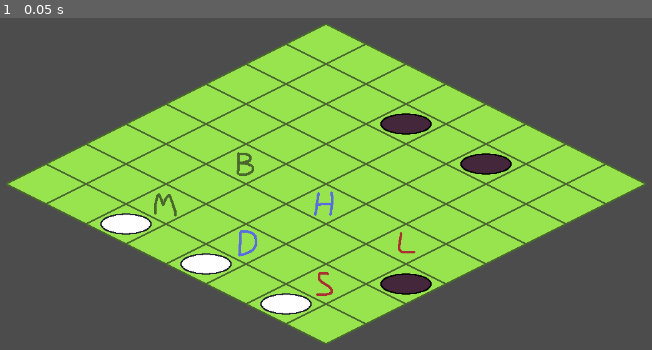
Above: before the commit, frame 1.
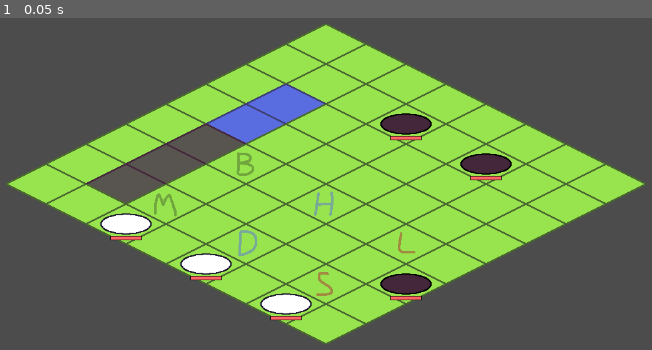
Above: after the commit, the same moment.

Repository: kjh618/gmtk-game-jam-2021
Game: Godot game, scene res://src/level.tscn
The game is run twice, just before and just after one commit, with the same random seed, the same clock (stepped at 60 frames per second) and the same inputs. The project has no main scene, so this scene is started directly.
Inputs:
- Up to frame 1 (0.05 s): no input

The runs differ from the first frame. In frame 1, 4.5% of the frame differs, in the area x 13-77%, y 19-91%.

Commit message:
Add health bar. Add more tiles

Diff:
--- a/src/board.gd
+++ b/src/board.gd
@@ -25,7 +25,7 @@
         print("Board clicked: ", clicked_board_position)
 
         var player := get_player(clicked_board_position)
-        if player != null:
+        if player != null and player != selected_player:
             select_player(player)
         elif selected_player != null and action_type != ActionType.NOT_SET:
             match action_type:
@@ -79,12 +79,17 @@
 
 
 func is_available(board_position: Vector2) -> bool:
-    return get_player(board_position) == null and get_enemy(board_position) == null
+    return get_player(board_position) == null and get_enemy(board_position) == null \
+            and $TileMap.get_cellv(board_position) == 0
+
+
+func get_action_type(board_position: Vector2) -> int:
+    var index: int = $SkillsTileMap.get_cellv(board_position)
+    return Player.ActionType.MOVE if index == TileMap.INVALID_CELL else index
 
 
 func get_selected_player_action_type() -> int:
-    var index: int = $SkillsTileMap.get_cellv(to_board_position(selected_player.position))
-    return Player.ActionType.MOVE if index == TileMap.INVALID_CELL else index
+    return get_action_type(to_board_position(selected_player.position))
 
 
 func get_player(board_position: Vector2) -> Player:
--- a/src/board.tscn
+++ b/src/board.tscn
@@ -21,6 +21,34 @@
 0/shape_one_way_margin = 0.0
 0/shapes = [  ]
 0/z_index = 0
+1/name = "tiles.png 1"
+1/texture = ExtResource( 1 )
+1/tex_offset = Vector2( 0, 0 )
+1/modulate = Color( 1, 1, 1, 1 )
+1/region = Rect2( 0, 64, 128, 64 )
+1/tile_mode = 0
+1/occluder_offset = Vector2( 0, 0 )
+1/navigation_offset = Vector2( 0, 0 )
+1/shape_offset = Vector2( 0, 0 )
+1/shape_transform = Transform2D( 1, 0, 0, 1, 0, 0 )
+1/shape_one_way = false
+1/shape_one_way_margin = 0.0
+1/shapes = [  ]
+1/z_index = 0
+2/name = "tiles.png 2"
+2/texture = ExtResource( 1 )
+2/tex_offset = Vector2( 0, 0 )
+2/modulate = Color( 1, 1, 1, 1 )
+2/region = Rect2( 128, 64, 128, 64 )
+2/tile_mode = 0
+2/occluder_offset = Vector2( 0, 0 )
+2/navigation_offset = Vector2( 0, 0 )
+2/shape_offset = Vector2( 0, 0 )
+2/shape_transform = Transform2D( 1, 0, 0, 1, 0, 0 )
+2/shape_one_way = false
+2/shape_one_way_margin = 0.0
+2/shapes = [  ]
+2/z_index = 0
 
 [sub_resource type="TileSet" id=2]
 0/name = "skills.png 0"
@@ -174,9 +202,10 @@
 tile_set = SubResource( 1 )
 cell_size = Vector2( 128, 64 )
 format = 1
-tile_data = PoolIntArray( 0, 0, 0, 1, 0, 0, 2, 0, 0, 3, 0, 0 …(124 unchanged characters)… , 0, 65543, 0, 0, 131072, 0, 0, 131073, 0, 0, 131074, 0, 0, 131075, 0, 0, 131076, 0, 0, 131077, 0, 0, 131078, 0, 0, 131079, 0, 0, 196608, 0, 0, 196609, 0, 0, 196610, 0, 0, 196611, 0, 0, 196612, 0, 0, 196613, 0, 0, 196614, 0, 0, 196615, 0, 0, 262144, 0, 0, 262145, 0, 0, 262146, 0, 0, 262147, 0, 0, 262148, 0, 0, 262149, 0, 0, 262150, 0, 0, 262151, 0, 0, 327680, 0, 0, 327681, 0, 0, 327682, 0, 0, 327683, 0, 0, 327684, 0, 0, 327685, 0, 0, 327686, 0, 0, 327687, 0, 0, 393216, 0, 0, 393217, 0, 0, 393218, 0, 0, 393219, 0, 0, 393220, …(161 unchanged characters)…
+tile_data = PoolIntArray( 0, 0, 0, 1, 0, 0, 2, 0, 0, 3, 0, 0 …(124 unchanged characters)… , 0, 65543, 0, 0, 131072, 0, 0, 131073, 2, 0, 131074, 0, 0, 131075, 0, 0, 131076, 0, 0, 131077, 0, 0, 131078, 0, 0, 131079, 0, 0, 196608, 0, 0, 196609, 2, 0, 196610, 0, 0, 196611, 0, 0, 196612, 0, 0, 196613, 0, 0, 196614, 0, 0, 196615, 0, 0, 262144, 0, 0, 262145, 1, 0, 262146, 0, 0, 262147, 0, 0, 262148, 0, 0, 262149, 0, 0, 262150, 0, 0, 262151, 0, 0, 327680, 0, 0, 327681, 1, 0, 327682, 0, 0, 327683, 0, 0, 327684, 0, 0, 327685, 0, 0, 327686, 0, 0, 327687, 0, 0, 393216, 0, 0, 393217, 1, 0, 393218, 0, 0, 393219, 0, 0, 393220, …(161 unchanged characters)…
 
 [node name="SkillsTileMap" type="TileMap" parent="."]
+modulate = Color( 1, 1, 1, 0.501961 )
 mode = 1
 tile_set = SubResource( 2 )
 cell_size = Vector2( 128, 64 )
--- a/src/board_enemies.gd
+++ b/src/board_enemies.gd
@@ -3,6 +3,7 @@
 
 func do_turn() -> void:
     print("Enemy turn")
+    # TODO
     yield(get_tree().create_timer(0.1), "timeout")
     print("End enemy turn")
     get_parent().start_player_turn()
--- a/src/enemy.gd
+++ b/src/enemy.gd
@@ -7,5 +7,6 @@
 
 func set_health(new_health: int) -> void:
     health = new_health
+    $HealthBar.value = health
     if (health < 0):
         queue_free()
--- a/src/enemy.tscn
+++ b/src/enemy.tscn
@@ -1,7 +1,8 @@
-[gd_scene load_steps=4 format=2]
+[gd_scene load_steps=5 format=2]
 
 [ext_resource path="res://assets/enemy.png" type="Texture" id=1]
 [ext_resource path="res://src/enemy.gd" type="Script" id=2]
+[ext_resource path="res://src/health_bar.tscn" type="PackedScene" id=3]
 
 [sub_resource type="CapsuleShape2D" id=1]
 radius = 13.0
@@ -16,3 +17,9 @@
 [node name="CollisionShape2D" type="CollisionShape2D" parent="."]
 rotation = 1.5708
 shape = SubResource( 1 )
+
+[node name="HealthBar" parent="." instance=ExtResource( 3 )]
+margin_left = -25.0
+margin_top = 19.0
+margin_right = 75.0
+margin_bottom = 33.0
--- /dev/null
+++ b/src/health_bar.tscn
@@ -0,0 +1,29 @@
+[gd_scene load_steps=3 format=2]
+
+[sub_resource type="StyleBoxFlat" id=1]
+bg_color = Color( 1, 0.392157, 0.392157, 1 )
+border_width_left = 2
+border_width_top = 2
+border_width_right = 2
+border_width_bottom = 2
+border_color = Color( 0, 0, 0, 1 )
+
+[sub_resource type="StyleBoxFlat" id=2]
+bg_color = Color( 1, 1, 1, 1 )
+border_width_left = 2
+border_width_top = 2
+border_width_right = 2
+border_width_bottom = 2
+border_color = Color( 0, 0, 0, 1 )
+
+[node name="HealthBar" type="ProgressBar"]
+margin_right = 100.0
+margin_bottom = 14.0
+rect_scale = Vector2( 0.5, 0.5 )
+custom_styles/fg = SubResource( 1 )
+custom_styles/bg = SubResource( 2 )
+value = 100.0
+percent_visible = false
+__meta__ = {
+"_edit_use_anchors_": false
+}
--- a/src/player.gd
+++ b/src/player.gd
@@ -23,10 +23,21 @@
 export var short_attack_damage := 60
 export var long_attack_range := 4
 export var long_attack_damage := 30
+export var defend_amount := 10
+export var heal_amount := 10
+export var move_straight_distance := 3
+export var buff_moves_distance := 3
 
-export var health := 100
+export var health := 100 setget set_health
 export var defence := 0
 var state: int = State.IDLE setget set_state
+
+
+func set_health(new_health: int) -> void:
+    health = new_health
+    $HealthBar.value = health
+    if (health < 0):
+        queue_free()
 
 
 func set_state(new_state: int) -> void:
@@ -52,13 +63,21 @@
         ActionType.LONG_ATTACK:
             BOARD.set_overlay_in_square(board_position, long_attack_range, BoardOverlay.ATTACK)
         ActionType.DEFEND:
-            return
+            BOARD.set_overlay(board_position, BoardOverlay.DEFENCE)
         ActionType.HEAL:
-            return
+            BOARD.set_overlay(board_position, BoardOverlay.DEFENCE)
         ActionType.MOVE_STRAIGHT:
-            return
+            for x_or_y in [1, 0]:
+                for d in range(-move_straight_distance, move_straight_distance + 1):
+                    var v := Vector2(d * x_or_y, d * -(x_or_y - 1))
+                    if v == Vector2.ZERO \
+                            or !BOARD.is_in_board(board_position + v) \
+                            or !BOARD.is_available(board_position + v):
+                        continue
+                    BOARD.set_overlay(board_position + v, BoardOverlay.MOVE)
         ActionType.BUFF_MOVES:
-            return
+            for player in BOARD.get_node("Players").get_children():
+                BOARD.set_overlay(BOARD.to_board_position(player.position), BoardOverlay.MOVE)
 
 
 func try_do_action(action_type: int, target_board_position: Vector2) -> bool:
@@ -71,7 +90,7 @@
             if !BOARD.is_in_square(target_board_position, board_position, max_move_distance) \
                     or !BOARD.is_available(target_board_position):
                 return false
-            position = BOARD.to_local_position(target_board_position)
+            move_to(target_board_position)
 
         ActionType.SHORT_ATTACK:
             if !BOARD.is_in_square(target_board_position, board_position, short_attack_range):
@@ -90,15 +109,42 @@
             enemy.health -= long_attack_damage
 
         ActionType.DEFEND:
-            defence += 10
+            if target_board_position != board_position:
+                return false
+            defence += defend_amount
 
         ActionType.HEAL:
-            health += 10
+            if target_board_position != board_position:
+                return false
+            self.health += heal_amount
 
         ActionType.MOVE_STRAIGHT:
+            for x_or_y in [1, 0]:
+                for d in range(-move_straight_distance, move_straight_distance + 1):
+                    var v := Vector2(d * x_or_y, d * -(x_or_y - 1))
+                    if v == Vector2.ZERO \
+                            or !BOARD.is_in_board(board_position + v) \
+                            or !BOARD.is_available(board_position + v):
+                        continue
+                    if target_board_position - board_position == v:
+                        move_to(target_board_position)
+                        return true
             return false
 
         ActionType.BUFF_MOVES:
             return false
 
     return true
+
+
+func move_to(target_board_position: Vector2):
+    var board_position: Vector2 = BOARD.to_board_position(position)
+    if BOARD.get_action_type(board_position) == ActionType.BUFF_MOVES:
+        for player in BOARD.get_node("Players").get_children():
+            player.max_move_distance = 2 # TODO
+
+    position = BOARD.to_local_position(target_board_position)
+
+    if BOARD.get_action_type(target_board_position) == ActionType.BUFF_MOVES:
+        for player in BOARD.get_node("Players").get_children():
+            player.max_move_distance = buff_moves_distance
--- a/src/player.tscn
+++ b/src/player.tscn
@@ -1,7 +1,8 @@
-[gd_scene load_steps=4 format=2]
+[gd_scene load_steps=5 format=2]
 
 [ext_resource path="res://assets/player.png" type="Texture" id=1]
 [ext_resource path="res://src/player.gd" type="Script" id=2]
+[ext_resource path="res://src/health_bar.tscn" type="PackedScene" id=3]
 
 [sub_resource type="CapsuleShape2D" id=1]
 radius = 13.0
@@ -16,3 +17,9 @@
 [node name="CollisionShape2D" type="CollisionShape2D" parent="."]
 rotation = 1.5708
 shape = SubResource( 1 )
+
+[node name="HealthBar" parent="." instance=ExtResource( 3 )]
+margin_left = -25.0
+margin_top = 19.0
+margin_right = 75.0
+margin_bottom = 33.0
Binary file changed: assets/tiles.png
Not shown, changed: .gitignore
Not shown, changed: assets/tiles.kra
